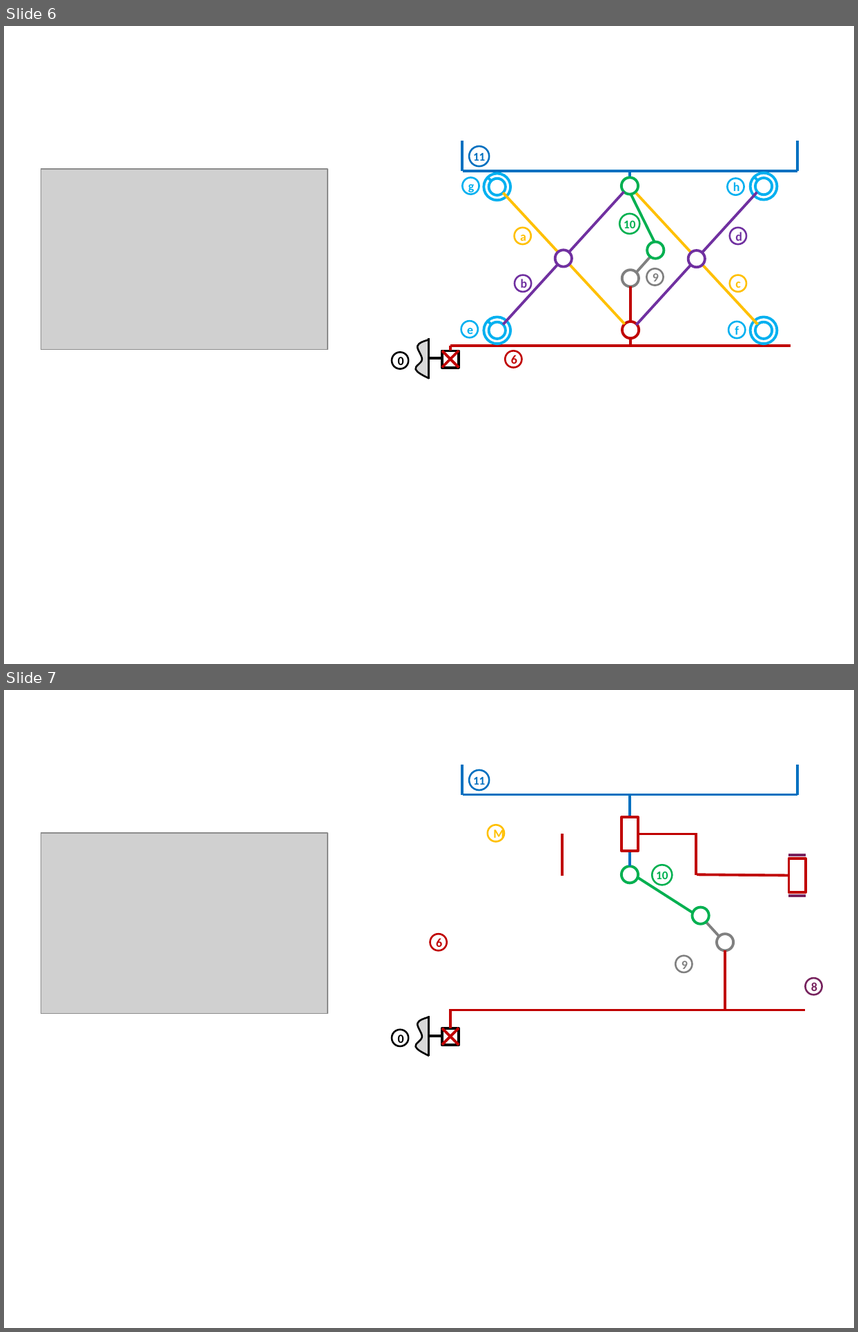
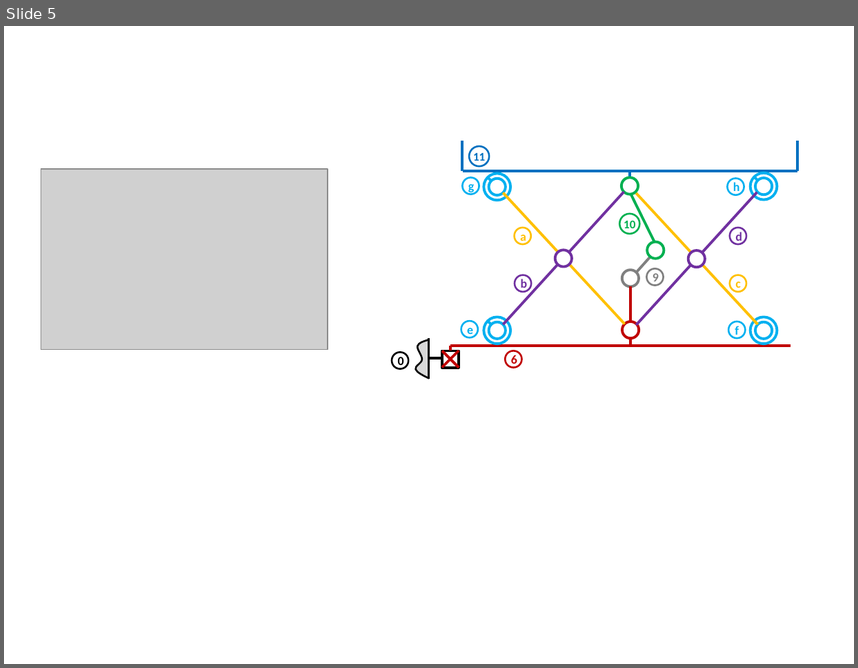
Before and after one commit to xpessoles/TP_Documents_PSI, a slide deck: 13_Moby_Crea/Documentation_Moby_Figures.pptx. Shown one above the other, each under a label of ours: slides 6 and 7 before the commit, slide 5 after it. The pictures are 858x1332 and 858x668 pixels, drawn with LibreOffice and Linux fonts; fonts in the diff are those of the drawing; grey boxes stand for pictures. Boxes give left, top, right and bottom in pixels: in the first picture for what was removed or moved away, otherwise in the second. Text is boxed around its words. In the diff, an @@ line names an element or a change of style, - is before the commit and + after.

```diff
--- a/13_Moby_Crea/Documentation_Moby_Figures.pptx
+++ b/13_Moby_Crea/Documentation_Moby_Figures.pptx
@@ slide 7 removed at bbox=[4, 690, 854, 1328], background #FFFFFF @@
@@ line removed from (462, 795) to (462, 764) @@
@@ ellipse removed at bbox=[469, 770, 489, 790] @@
-11
@@ line removed from (797, 795) to (797, 764) @@
@@ line removed from (462, 795) to (797, 795) @@
@@ line removed from (630, 795) to (630, 866) @@
@@ picture removed at bbox=[41, 833, 327, 1013] @@
@@ ellipse removed at bbox=[488, 825, 505, 842] @@
-M
@@ line removed from (562, 876) to (562, 834) @@
@@ rectangle removed at bbox=[622, 817, 639, 850] @@
@@ line removed from (697, 834) to (638, 834) @@
@@ line removed from (696, 874) to (696, 833) @@
@@ line removed from (806, 855) to (789, 855) @@
@@ ellipse removed at bbox=[621, 866, 638, 883] @@
@@ line removed from (707, 921) to (624, 869) @@
@@ ellipse removed at bbox=[652, 865, 672, 885] @@
-10
@@ line removed from (697, 874) to (789, 876) @@
@@ rectangle removed at bbox=[789, 859, 805, 892] @@
@@ line removed from (806, 896) to (789, 896) @@
@@ ellipse removed at bbox=[693, 907, 710, 924] @@
@@ line removed from (719, 936) to (695, 909) @@
@@ ellipse removed at bbox=[430, 934, 447, 951] @@
-6
@@ ellipse removed at bbox=[716, 934, 733, 951] @@
@@ ellipse removed at bbox=[675, 955, 693, 972] @@
-9
@@ line removed from (725, 950) to (725, 1009) @@
@@ ellipse removed at bbox=[806, 978, 822, 995] @@
-8
@@ line removed from (450, 1009) to (806, 1009) @@
@@ line removed from (450, 1028) to (450, 1009) @@
@@ group removed at bbox=[392, 1016, 459, 1056]: 2 lines, 1 ellipse, 1 freeform shape, 1 rectangle @@
-0
@@ line removed from (441, 1028) to (459, 1045) @@
@@ line removed from (459, 1027) to (441, 1045) @@
@@ what was slide 6 is now slide 5 @@
```
Also in this commit, not shown: 1 slide changed, 1 slide added, 3 other slides removed, 2 other files.
